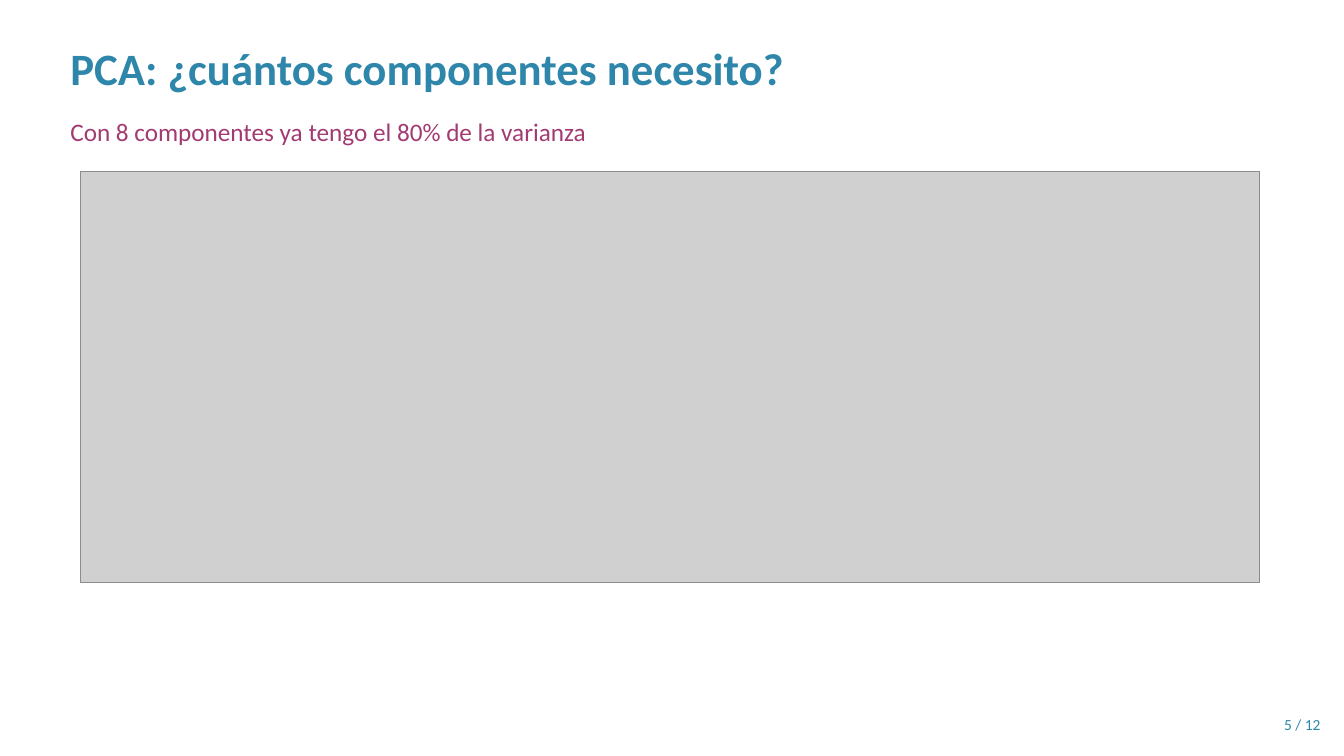
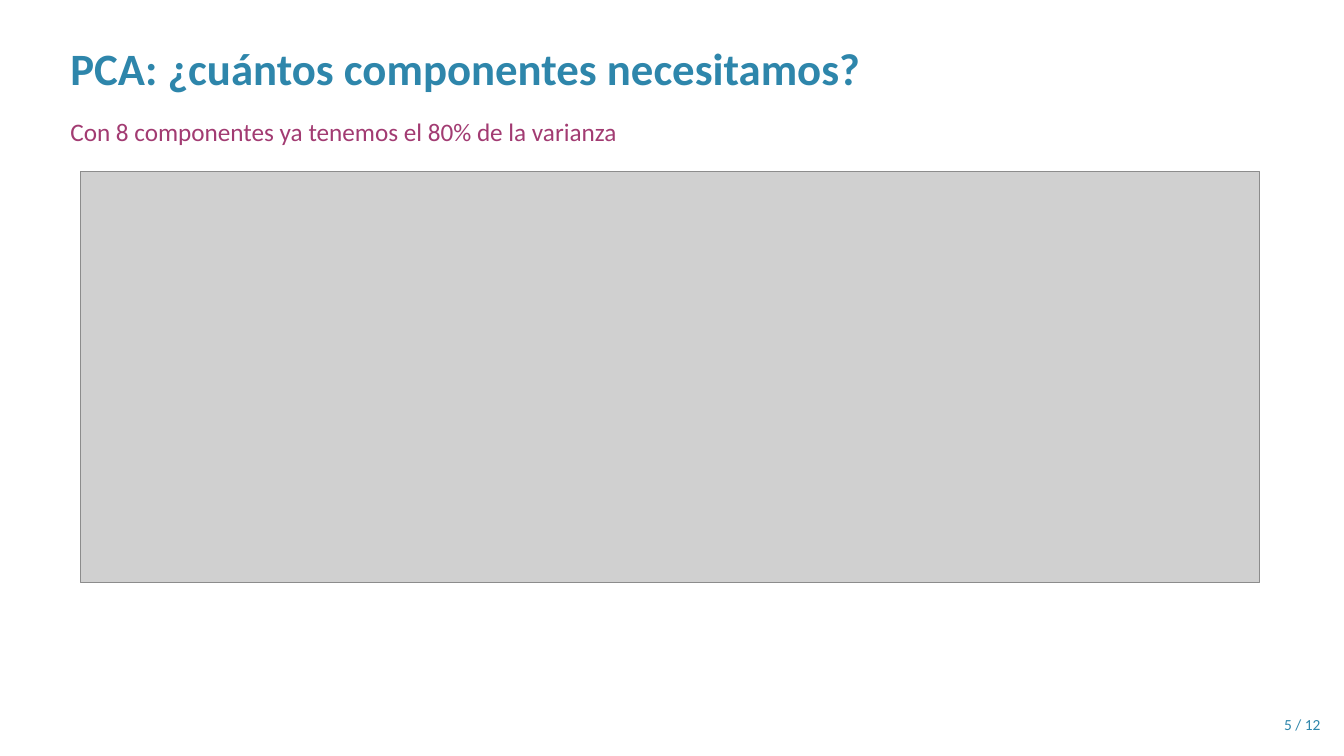
Before and after one commit to JAAM010/seminario-datos-heart-disease, a slide deck: slide 5 of Entregable2/Presentacion_Sustentacion.pptx. Drawn at 1344x756 pixels with LibreOffice and Linux fonts; fonts in the diff are those of the drawing; grey boxes stand for pictures. Boxes give left, top, right and bottom in pixels: in the first picture for what was removed or moved away, otherwise in the second. Text is boxed around its words. In the diff, an @@ line names an element or a change of style, - is before the commit and + after.

```diff
--- a/Entregable2/Presentacion_Sustentacion.pptx
+++ b/Entregable2/Presentacion_Sustentacion.pptx
@@ text at (70, 53, 860, 93): text changed @@
-PCA: ¿cuántos componentes necesito?
+PCA: ¿cuántos componentes necesitamos?
@@ text at (70, 123, 617, 145): text changed @@
-Con 8 componentes ya tengo el 80% de la varianza
+Con 8 componentes ya tenemos el 80% de la varianza
```
Also in this commit, not shown: 5 other slides changed, 6 other files.
